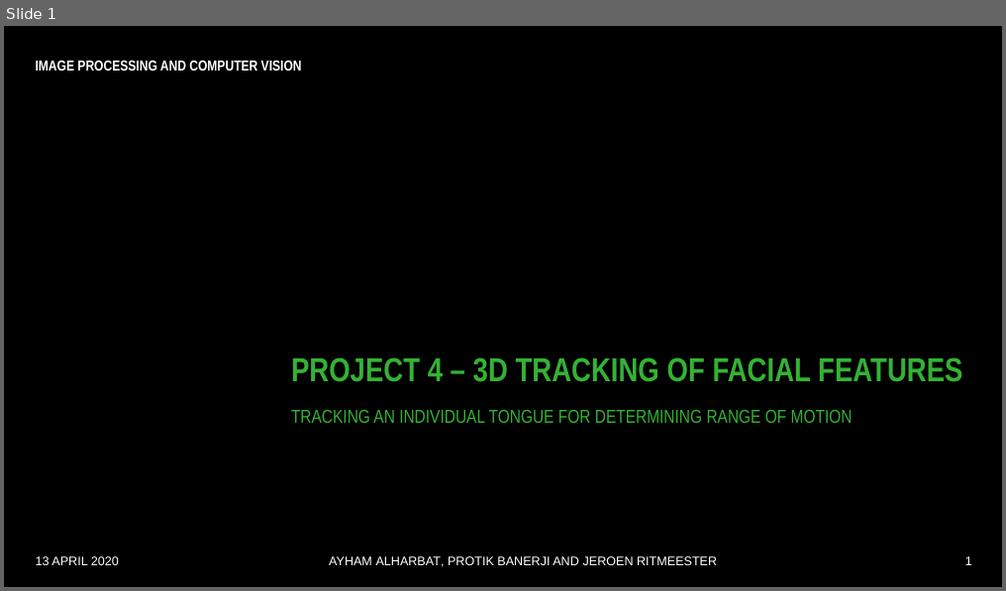
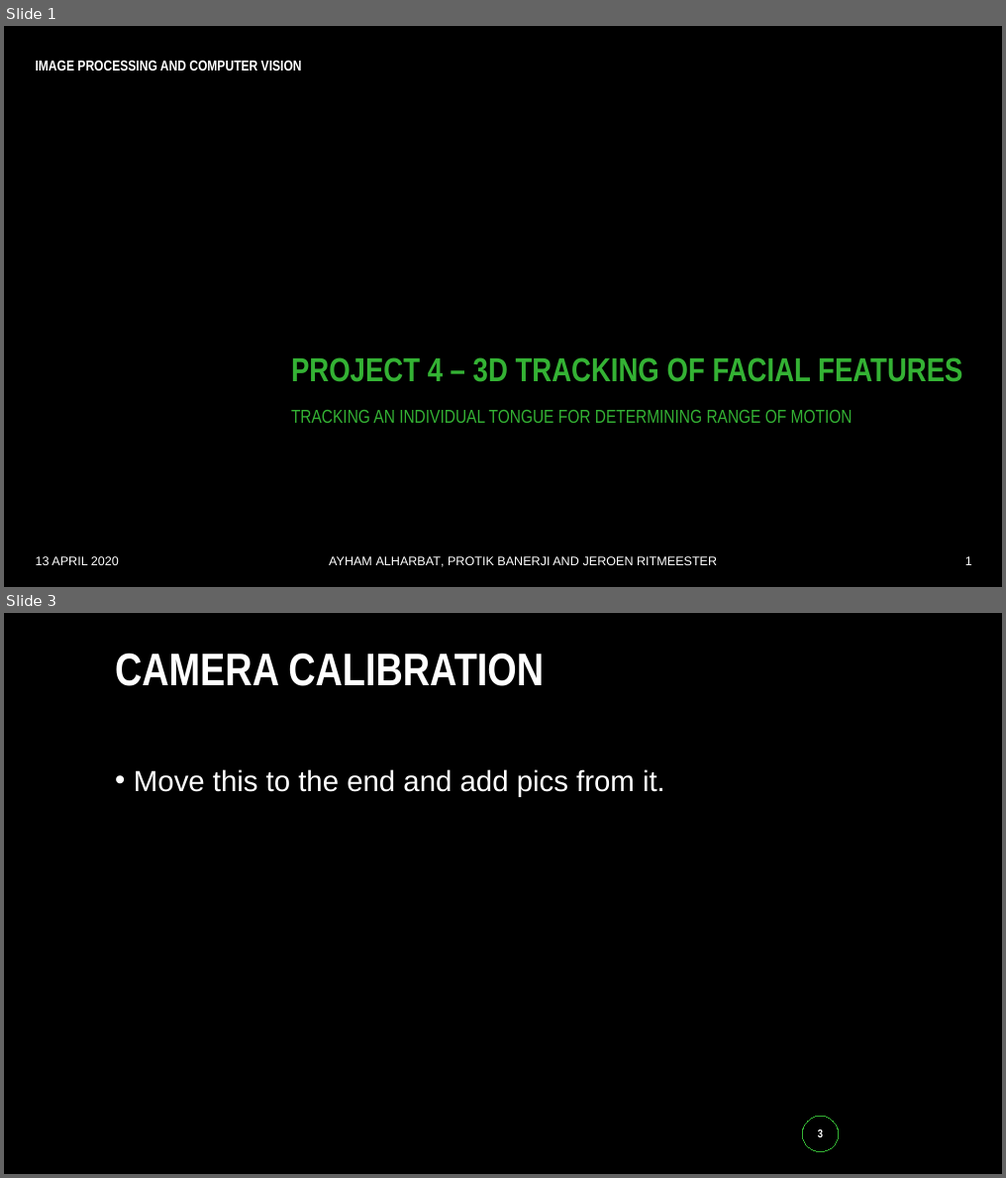
Before and after one commit to JRitmeester/IPCV2020, a slide deck: toSubmit/IPCV-Project 4.pptx. Shown one above the other, each under a label of ours: slide 1 before the commit, slides 1 and 3 after it; the slides between them are not shown. The pictures are 1006x591 and 1006x1178 pixels, drawn with LibreOffice and Linux fonts; fonts in the diff are those of the drawing; background and template pictures are left out. Boxes give left, top, right and bottom in pixels: in the first picture for what was removed or moved away, otherwise in the second. Text is boxed around its words. In the diff, an @@ line names an element or a change of style, - is before the commit and + after.

Commit message:
Update 2 pptx

```diff
--- a/toSubmit/IPCV-Project 4.pptx
+++ b/toSubmit/IPCV-Project 4.pptx
@@ slide 3 added at bbox=[4, 613, 1002, 1174], background #000000 @@
@@ title added at bbox=[115, 653, 544, 686], 44 pt, text #FFFFFF, bold @@
+CAMERA CALIBRATION
@@ text added at bbox=[134, 769, 665, 796], 28 pt, text #FFFFFF @@
+• Move this to the end and add pics from it.
@@ page number added at bbox=[802, 1116, 838, 1152], fill #000000, outline #34B234 4 pt, 11 pt, text #FFFFFF, bold @@
+3
```
Also in this commit, not shown: 1 slide changed.
